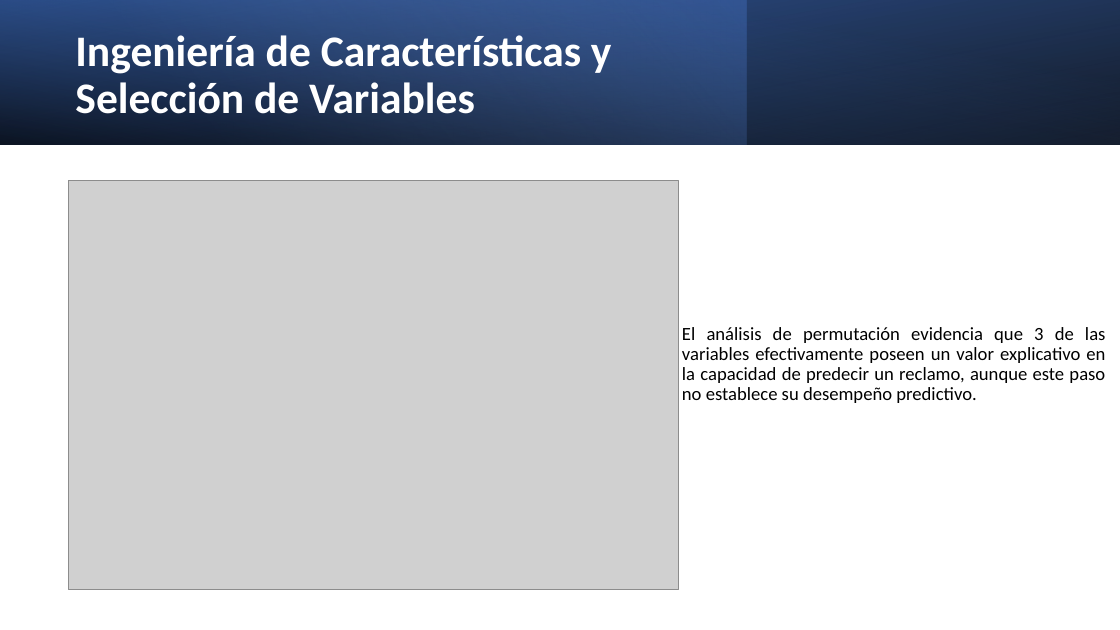
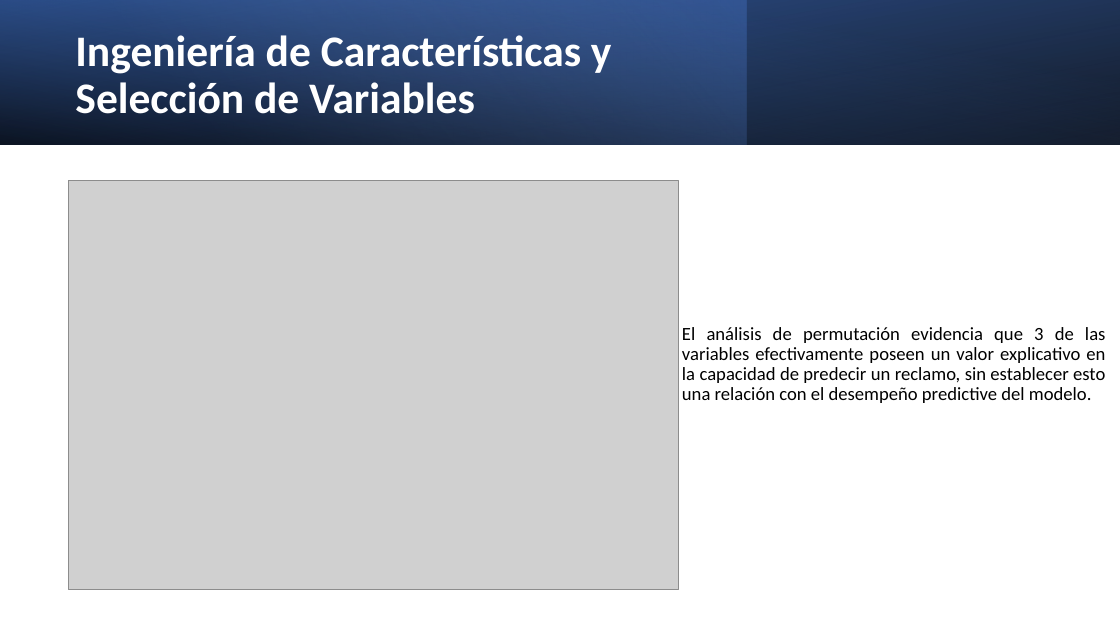
Before and after one commit to AlexisABG/prueba-tecnica-Data, a slide deck: slide 5 of docs/Análisis Predictivo Reclamos.pptx. Drawn at 1120x630 pixels with LibreOffice and Linux fonts; fonts in the diff are those of the drawing; grey boxes stand for pictures. Boxes give left, top, right and bottom in pixels: in the first picture for what was removed or moved away, otherwise in the second. Text is boxed around its words. In the diff, an @@ line names an element or a change of style, - is before the commit and + after.

```diff
--- a/docs/Análisis Predictivo Reclamos.pptx
+++ b/docs/Análisis Predictivo Reclamos.pptx
@@ text at [682, 327, 1105, 403]: text changed @@
-El análisis de permutación evidencia que 3 de las variables efectivamente poseen un valor explicativo en la capacidad de predecir un reclamo, aunque este paso no establece su desempeño predictivo.
+El análisis de permutación evidencia que 3 de las variables efectivamente poseen un valor explicativo en la capacidad de predecir un reclamo, sin establecer esto una relación con el desempeño predictive del modelo.
```
Also in this commit, not shown: 6 other slides changed, 1 other file.
